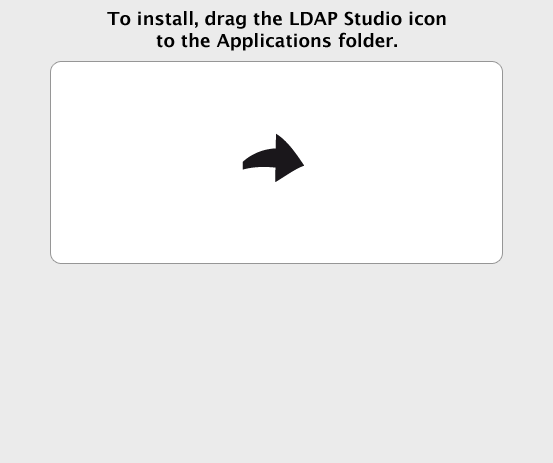
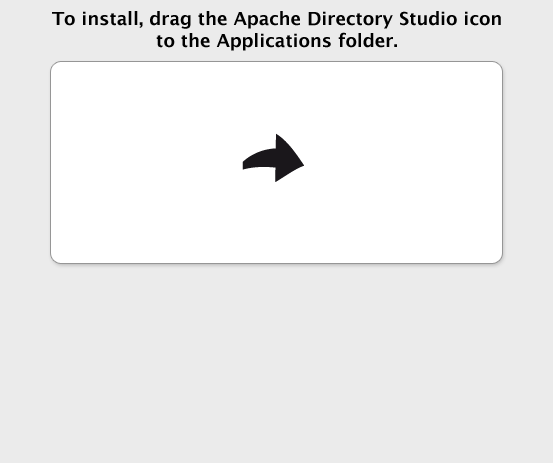
The second (553, 463) image is a revision of the first. Changes to its layers:
renamed "To install, drag the LDAP Stud" to "To install, drag the Apache Directory Studio icon to the Applic", painted on it over [52,11,501,29]
